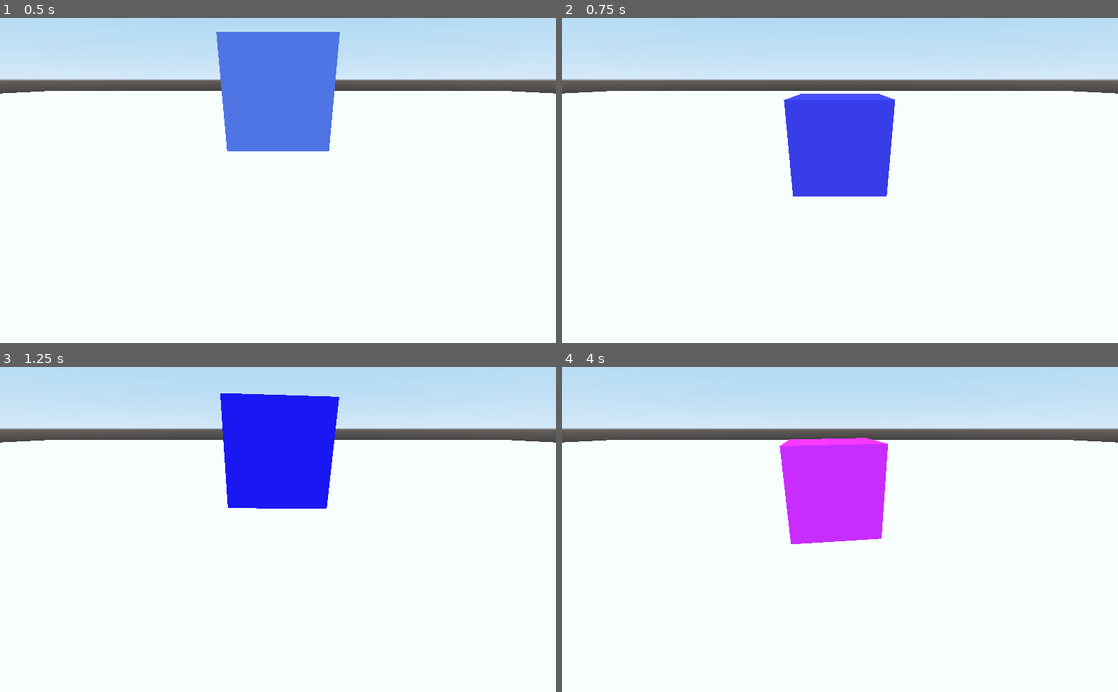
Above: before the commit, frames 1-4 (two rows, left to right).
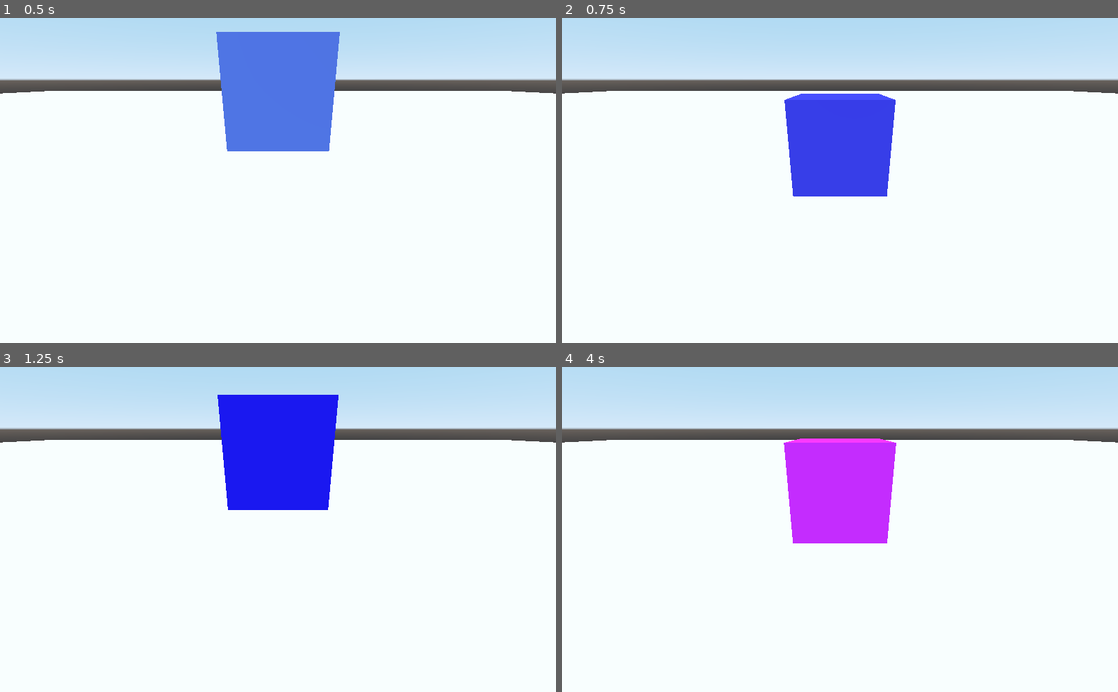
Above: after the commit, the same moments.

Repository: electric-jammers/godot-jam
Game: Godot game, scene res://scenes/mat_changer.tscn
Two runs of this game, one before a commit and one after it. Both use one fixed random seed, a clock stepped at 60 frames per second and the inputs below.
Inputs (mouse positions are in pixels of both pictures, inside the frame that each line leads up to):
- Up to frame 1 (0.5 s): no input
- Up to frame 2 (0.75 s): move the mouse to (962, 164) at 0.52 s; press the mouse at (962, 164) at 0.53 s; hold Right (ui_right, bound only after the commit) from 0.53 s (still down)
- Up to frame 3 (1.25 s): keep holding Right (ui_right, bound only after the commit); tap Space (jump) at 0.77 s; right-click (400, 513) at 0.8 s
- Up to frame 4 (4 s): move the mouse to (728, 545) at 1.27 s; release Right (ui_right, bound only after the commit) at 1.28 s; release the mouse at (728, 545) at 1.28 s; hold Down (ui_down, bound only after the commit) 1.28-2.03 s; right-click (728, 545) at 1.35 s; tap Space (jump) at 1.52, 3.02, 3.77 s; click (728, 545) at 1.55 s; move the mouse to (895, 458) at 2.02 s; press the mouse at (895, 458) at 2.03 s; hold Right (ui_right, bound only after the commit) 2.03-2.78 s; right-click (895, 458) at 2.3 s; move the mouse to (812, 594) at 2.77 s; release the mouse at (812, 594) at 2.78 s; hold Up (ui_up, bound only after the commit) 2.78-3.53 s; right-click (812, 594) at 2.85 s; click (812, 594) at 3.05 s; move the mouse to (1006, 578) at 3.52 s; press the mouse at (1006, 578) at 3.53 s; hold Left (ui_left, bound only after the commit) from 3.53 s (still down); right-click (1006, 578) at 3.8 s

Frame 1 is identical in both runs. In frame 2, less than 0.1% of the frame differs, in the area x 39-60%, y 23-55%; in frame 3, 0.3%; in frame 4, 0.8%, in the area x 39-61%, y 21-55%.

Commit message:
Physics!

Diff:
--- a/JamTest/project.godot
+++ b/JamTest/project.godot
@@ -18,53 +18,6 @@
 config/name="GodotJamTest"
 run/main_scene="res://scenes/mat_changer.tscn"
 config/icon="res://icon.png"
-
-[input]
-
-ui_left={
-"deadzone": 0.5,
-"events": [ Object(InputEventJoypadButton,"resource_local_to_scene":false,"resource_name":"","device":0,"button_index":14,"pressure":0.0,"pressed":false,"script":null)
-, Object(InputEventKey,"resource_local_to_scene":false,"resource_name":"","device":0,"alt":false,"shift":false,"control":false,"meta":false,"command":false,"pressed":false,"scancode":65,"unicode":0,"echo":false,"script":null)
- ]
-}
-ui_right={
-"deadzone": 0.5,
-"events": [ Object(InputEventJoypadButton,"resource_local_to_scene":false,"resource_name":"","device":0,"button_index":15,"pressure":0.0,"pressed":false,"script":null)
-, Object(InputEventKey,"resource_local_to_scene":false,"resource_name":"","device":0,"alt":false,"shift":false,"control":false,"meta":false,"command":false,"pressed":false,"scancode":68,"unicode":0,"echo":false,"script":null)
- ]
-}
-ui_up={
-"deadzone": 0.5,
-"events": [ Object(InputEventJoypadButton,"resource_local_to_scene":false,"resource_name":"","device":0,"button_index":12,"pressure":0.0,"pressed":false,"script":null)
-, Object(InputEventKey,"resource_local_to_scene":false,"resource_name":"","device":0,"alt":false,"shift":false,"control":false,"meta":false,"command":false,"pressed":false,"scancode":87,"unicode":0,"echo":false,"script":null)
- ]
-}
-ui_down={
-"deadzone": 0.5,
-"events": [ Object(InputEventJoypadButton,"resource_local_to_scene":false,"resource_name":"","device":0,"button_index":13,"pressure":0.0,"pressed":false,"script":null)
-, Object(InputEventKey,"resource_local_to_scene":false,"resource_name":"","device":0,"alt":false,"shift":false,"control":false,"meta":false,"command":false,"pressed":false,"scancode":83,"unicode":0,"echo":false,"script":null)
- ]
-}
-click={
-"deadzone": 0.5,
-"events": [ Object(InputEventMouseButton,"resource_local_to_scene":false,"resource_name":"","device":0,"alt":false,"shift":false,"control":false,"meta":false,"command":false,"button_mask":0,"position":Vector2( 0, 0 ),"global_position":Vector2( 0, 0 ),"factor":1.0,"button_index":1,"pressed":false,"doubleclick":false,"script":null)
- ]
-}
-rmb_click={
-"deadzone": 0.5,
-"events": [ Object(InputEventMouseButton,"resource_local_to_scene":false,"resource_name":"","device":0,"alt":false,"shift":false,"control":false,"meta":false,"command":false,"button_mask":0,"position":Vector2( 0, 0 ),"global_position":Vector2( 0, 0 ),"factor":1.0,"button_index":2,"pressed":false,"doubleclick":false,"script":null)
- ]
-}
-ui_up1={
-"deadzone": 0.5,
-"events": [ Object(InputEventKey,"resource_local_to_scene":false,"resource_name":"","device":0,"alt":false,"shift":false,"control":false,"meta":false,"command":false,"pressed":false,"scancode":69,"unicode":0,"echo":false,"script":null)
- ]
-}
-ui_down1={
-"deadzone": 0.5,
-"events": [ Object(InputEventKey,"resource_local_to_scene":false,"resource_name":"","device":0,"alt":false,"shift":false,"control":false,"meta":false,"command":false,"pressed":false,"scancode":81,"unicode":0,"echo":false,"script":null)
- ]
-}
 
 [input]
 
--- a/JamTest/scenes/mat_changer.tscn
+++ b/JamTest/scenes/mat_changer.tscn
@@ -5,8 +5,8 @@
 [sub_resource type="PlaneMesh" id=1]
 size = Vector2( 100, 100 )
 
-[sub_resource type="ConcavePolygonShape" id=2]
-data = PoolVector3Array( 50, 0, 50, -50, 0, 50, 50, 0, -50, -50, 0, 50, -50, 0, -50, 50, 0, -50 )
+[sub_resource type="BoxShape" id=2]
+extents = Vector3( 100, 1, 100 )
 
 [node name="Spatial" type="Spatial"]
 
@@ -17,6 +17,7 @@
 material/0 = null
 
 [node name="CollisionShape" type="CollisionShape" parent="StaticBody"]
+transform = Transform( 1, 0, 0, 0, 1, 0, 0, 0, 1, 0, -1, 0 )
 shape = SubResource( 2 )
 
 [node name="Camera" type="Camera" parent="."]
